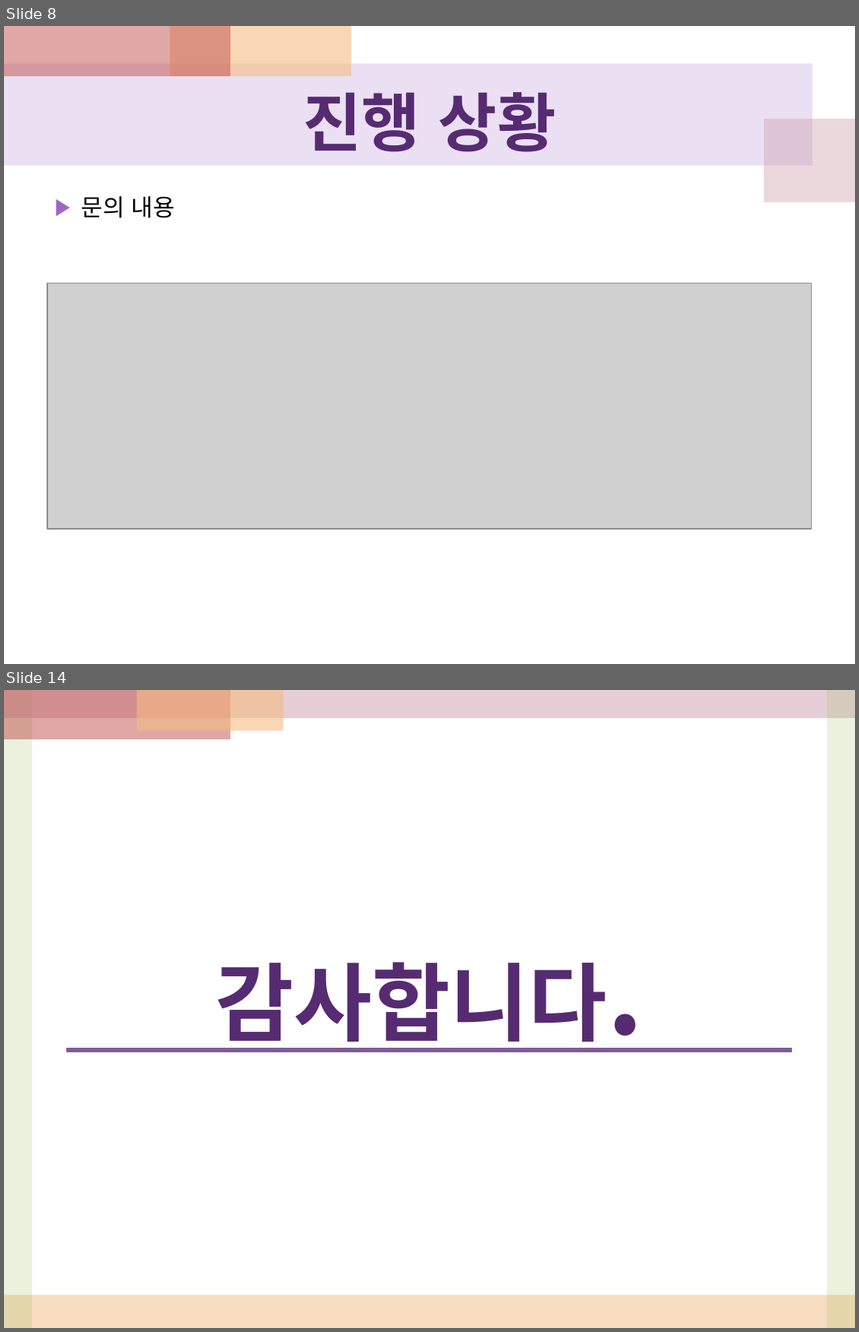
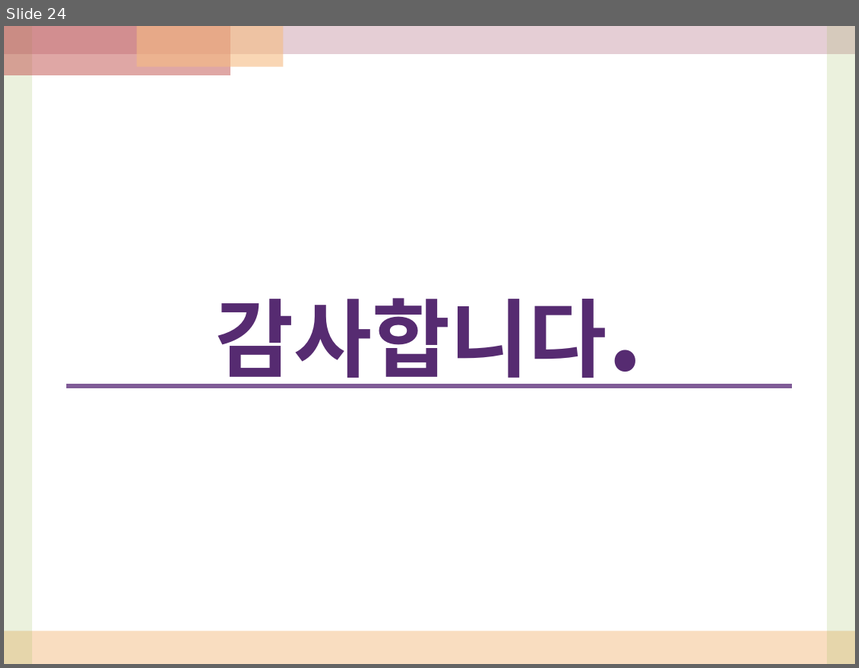
Before and after one commit to JunhyeokKim/javarajob, a slide deck: WebContent/doc/term04(6.1~6.30)/[6조]_term04_170706_javarajob_final.pptx. Shown one above the other, each under a label of ours: slides 8 and 14 before the commit, slide 24 after it; the slides between them are not shown. The pictures are 859x1332 and 859x668 pixels, drawn with LibreOffice and Linux fonts; fonts in the diff are those of the drawing; grey boxes stand for pictures. Boxes give left, top, right and bottom in pixels: in the first picture for what was removed or moved away, otherwise in the second. Text is boxed around its words. In the diff, an @@ line names an element or a change of style, - is before the commit and + after.

```diff
--- a/WebContent/doc/term04(6.1~6.30)/[6조]_term04_170706_javarajob_final.pptx
+++ b/WebContent/doc/term04(6.1~6.30)/[6조]_term04_170706_javarajob_final.pptx
@@ slide 8 removed at box(4, 26, 855, 664), background #FFFFFF @@
@@ rectangle removed at box(4, 26, 230, 76) @@
@@ rectangle removed at box(170, 26, 351, 76) @@
@@ rectangle removed at box(4, 63, 813, 166) @@
@@ title removed at box(303, 92, 557, 152) @@
-진행 상황
@@ rectangle removed at box(764, 119, 855, 202) @@
@@ text removed at box(82, 196, 175, 218) @@
-▶ 문의 내용
@@ picture removed at box(47, 283, 812, 529) @@
@@ what was slide 14 is now slide 24 @@
```
Also in this commit, not shown: 10 slides changed, 12 slides added, 1 other slide removed, 30 other files.
